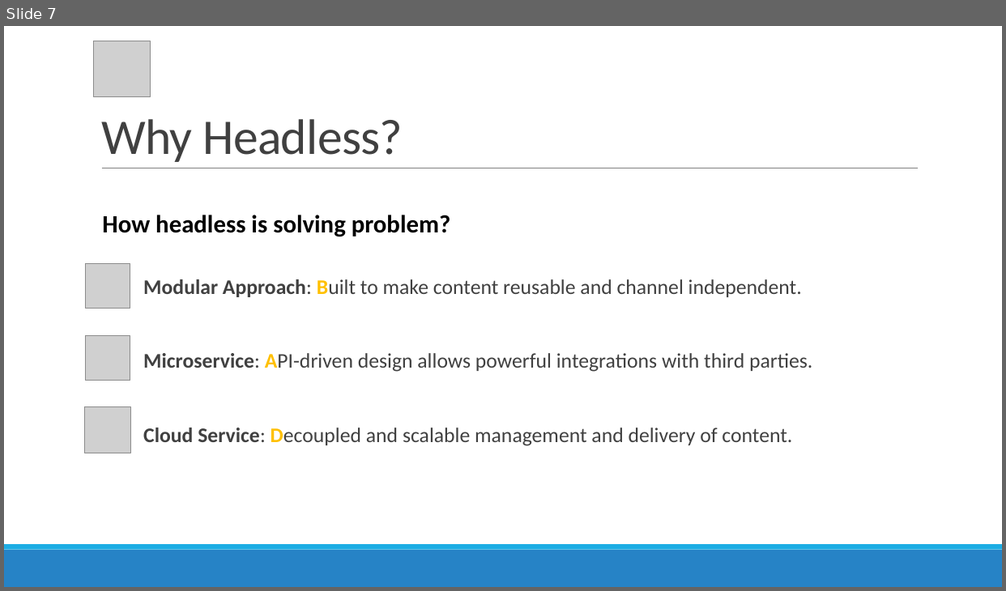
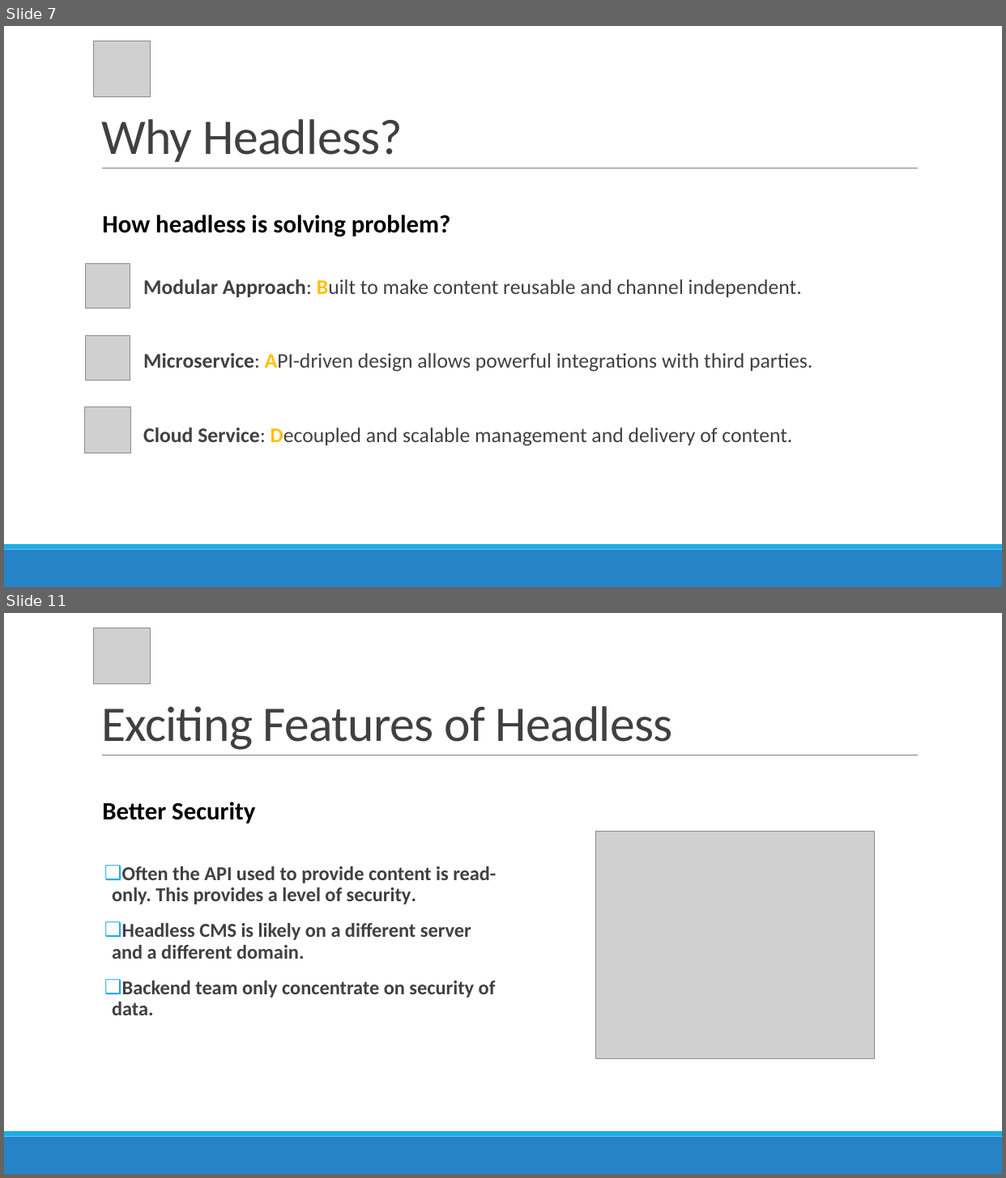
Before and after one commit to r4yadav/contentful-altudo, a slide deck: Contentful-queries.pptx. Shown one above the other, each under a label of ours: slide 7 before the commit, slides 7 and 11 after it; the slides between them are not shown. The pictures are 1006x591 and 1006x1178 pixels, drawn with LibreOffice and Linux fonts; fonts in the diff are those of the drawing; grey boxes stand for pictures. Boxes give left, top, right and bottom in pixels: in the first picture for what was removed or moved away, otherwise in the second. Text is boxed around its words. In the diff, an @@ line names an element or a change of style, - is before the commit and + after.

```diff
--- a/Contentful-queries.pptx
+++ b/Contentful-queries.pptx
@@ slide 11 added at (4, 613, 1002, 1174), background #FFFFFF; not listed: 3 template elements that a slide beside it also shows @@
@@ picture added at (94, 628, 150, 683) @@
@@ title added at (101, 706, 672, 750), 48 pt, text #404040 @@
+Exciting Features of Headless
@@ text added at (102, 802, 255, 824), 24 pt, text #000000, bold @@
+Better Security
@@ picture added at (596, 832, 874, 1059) @@
@@ text added at (112, 867, 496, 1016), 19 pt, text #404040, bold @@
+❑ Often the API used to provide content is read-only. This provides a level of security.
+❑ Headless CMS is likely on a different server and a different domain.
+❑ Backend team only concentrate on security of data.
```
Also in this commit, not shown: 4 slides changed, 9 other slides added, 5 other files.
